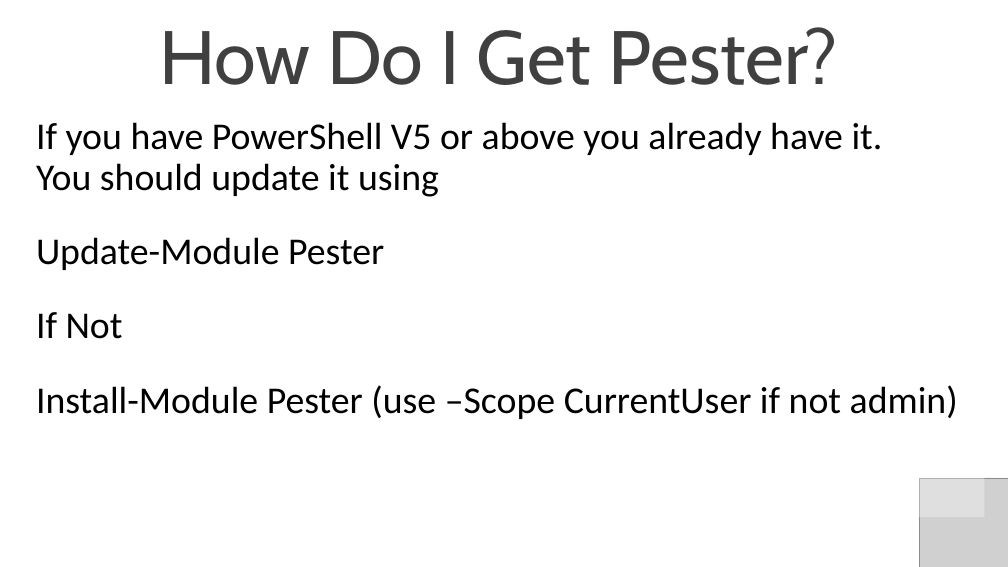
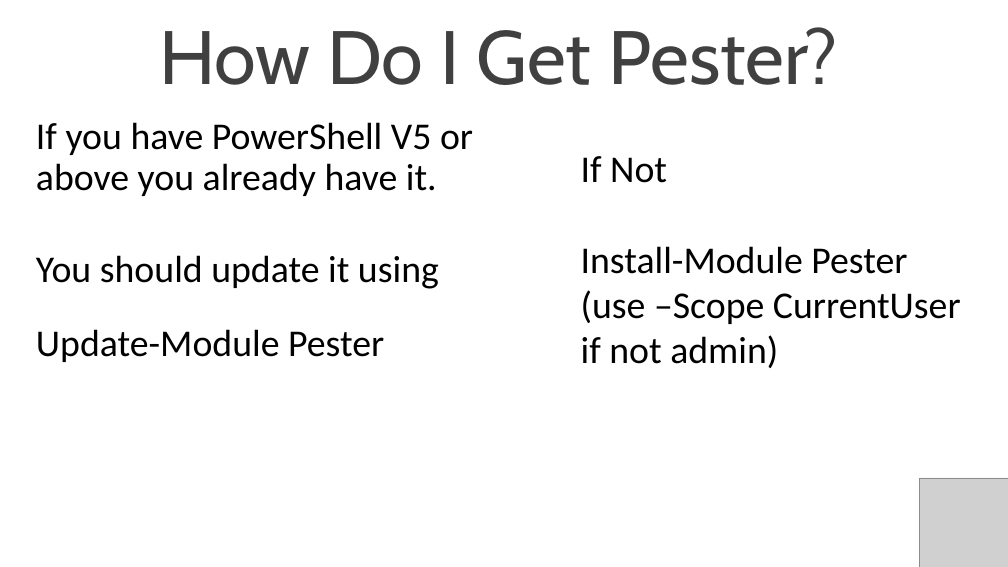
Before and after one commit to SQLDBAWithABeard/Presentations, a slide deck: slide 4 of TUGAIT 2017 - Pester/TUGAIT 2017 - Introduction to Pester.pptx. Drawn at 1008x567 pixels with LibreOffice and Linux fonts; fonts in the diff are those of the drawing; grey boxes stand for pictures; background and template pictures are left out. Boxes give left, top, right and bottom in pixels: in the first picture for what was removed or moved away, otherwise in the second. Text is boxed around its words. In the diff, an @@ line names an element or a change of style, - is before the commit and + after.

Commit message:
UPdated Powerpoit

```diff
--- a/TUGAIT 2017 - Pester/TUGAIT 2017 - Introduction to Pester.pptx
+++ b/TUGAIT 2017 - Pester/TUGAIT 2017 - Introduction to Pester.pptx
@@ text at (36,122,473,289): text changed @@
-If you have PowerShell V5 or above you already have it.
-You should update it using
+If you have PowerShell V5 or above you already have it.
+You should update it using
@@ text added at (581,156,961,368), 36 pt, text #000000 @@
+If Not
+Install-Module Pester (use –Scope CurrentUser if not admin)
@@ text at (36,312,958,419): paragraphs removed @@
-If Not
-Install-Module Pester (use –Scope CurrentUser if not admin)
```
Also in this commit, not shown: 2 other slides changed.
